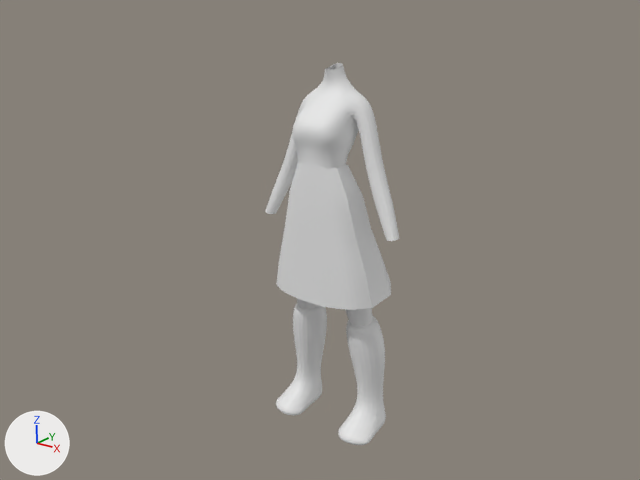
The Blender file kara_modeling2.blend as it was, and as the next commit left it.
Before and after are seen from the file's camera 'Camera'. Arrows for +X, +Y and +Z are at lower left; the lights stay in place.

In view in the first picture: 'body', 'boots', 'dress'.
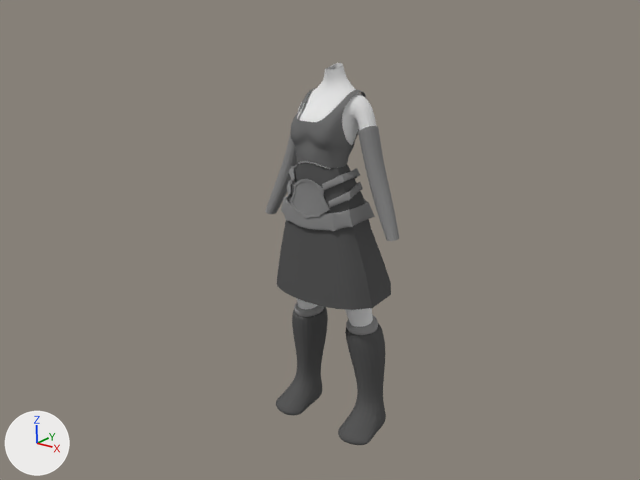
Edits to the bpy script that builds the scene:
```text
Add mat_sleeves:
    mat_sleeves = diffuse_material('sleeves')
    mat_sleeves.base_color = (0.25, 0.25, 0.25)  # grey #898989
Add mat_boots:
    mat_boots = diffuse_material('boots')
    mat_boots.base_color = (0.1, 0.1, 0.1)  # dark grey #595959
Change me_cube_002:
    where me_cube_002.from_pydata(...)  # 40 vertices, 28 faces; spans x 0.0..0.469, y -0.357..0.251, z 1.208..2.301
    add me_cube_002.materials.append(mat_skirt)  # dark grey #585858
Change me_cube_000:
    remove me_cube_000.from_pydata(...)  # 48 vertices, 44 faces; spans x 0.136..0.498, y -0.363..0.236, z 0.003..1.004
    add me_cube_000.from_pydata(...)  # 48 vertices, 44 faces; spans x 0.125..0.498, y -0.363..0.236, z 0.003..0.947
    me_cube_000 part 1
    me_cube_000.vertices[1].co: (0.257, -0.131, 0.983) -> (0.261, -0.156, 0.923)
    me_cube_000.vertices[3].co: (0.257, 0.113, 1.004) -> (0.261, 0.16, 0.944)
    me_cube_000.vertices[6].co: (0.36, 0.058, 1.004) -> (0.397, 0.089, 0.936)
    me_cube_000.vertices[8].co: (0.36, -0.063, 0.983) -> (0.397, -0.069, 0.923)
    me_cube_000.vertices[10].co: (0.175, -0.059, 0.983) -> (0.152, -0.063, 0.923)
    me_cube_000.vertices[12].co: (0.175, 0.057, 1.004) -> (0.152, 0.088, 0.936)
    me_cube_000.vertices[18].co: (0.253, -0.182, 0.966) -> (0.258, -0.191, 0.92)
    me_cube_000.vertices[19].co: (0.253, 0.169, 0.995) -> (0.258, 0.196, 0.947)
    me_cube_000.vertices[20].co: (0.402, 0.089, 0.995) -> (0.424, 0.109, 0.936)
    me_cube_000.vertices[21].co: (0.402, -0.085, 0.966) -> (0.424, -0.085, 0.92)
    me_cube_000.vertices[22].co: (0.136, -0.078, 0.966) -> (0.125, -0.078, 0.92)
    me_cube_000.vertices[23].co: (0.136, 0.088, 0.995) -> (0.125, 0.107, 0.936)
    me_cube_000 part 2: 44 faces spanning x 0.125..0.498, y -0.363..0.236, z 0.003..0.947 switch from no material to mat_boots (dark grey #595959)
Change me_cube_001:
    remove me_cube_001.from_pydata(...)  # 120 vertices, 102 faces; spans x 0.0..0.63, y -0.34..0.15, z 0.98..2.96
    add me_cube_001.from_pydata(...)  # 132 vertices, 114 faces; spans x 0.0..0.63, y -0.34..0.15, z 0.98..2.96
    me_cube_001 part 3
    3 vertices are removed from x 0.26..0.37, y -0.09..0.09, z 2.43..2.53
    8 faces are deleted
    4 vertices in x 0.19..0.22, y -0.21..0.07, z 2.32..2.54 move by (-0.01, 0.0, 0.0)
    12 vertices move within x 0.0..0.44, y -0.34..0.1, z 2.18..2.58
    15 vertices are added at x 0.22..0.38, y -0.1..0.1, z 2.45..2.57
    12 new faces join them, mat_sleeves (grey #898989)
    8 new faces join them, mat_skin (white #e7e7e7)
    me_cube_001 part 4: 8 faces spanning x 0.33..0.63, y -0.14..0.06, z 1.76..2.27 switch from no material to mat_sleeves (grey #898989)
    add me_cube_001.materials.append(mat_skin)  # white #e7e7e7
Add ob_top:
    ob_top = bpy.data.objects.new('top', me_cube_003)  # 50 vertices, 33 faces; spans x 0.0..0.224, y -0.36..0.144, z 2.236..2.785; in mat_top (grey #727272); modifiers MIRROR, SUBSURF
    ob_top.location = (0.0, 0.0, 0.0)
Add ob_belt_front:
    ob_belt_front = bpy.data.objects.new('belt front', me_circle)  # 42 vertices, 32 faces; spans x 0.0..0.187, y -0.039..0.017, z -0.138..0.151; in mat_leather (grey #868686); modifiers MIRROR
    ob_belt_front.location = (0.0, -0.323, 2.028)
Add ob_belt:
    ob_belt = bpy.data.objects.new('belt', me_cube_004)  # 32 vertices, 28 faces; spans x 0.0..0.344, y -0.367..0.144, z 1.795..2.017; in mat_leather (grey #868686); modifiers MIRROR, SUBSURF
    ob_belt.location = (0.0, 0.0, 0.0)
Add ob_belt_up:
    ob_belt_up = bpy.data.objects.new('belt up', me_cube_005)  # 56 vertices, 49 faces; spans x 0.0..0.3, y -0.333..0.087, z 1.975..2.227; in mat_leather (grey #868686); modifiers MIRROR, SUBSURF
    ob_belt_up.location = (0.0, 0.0, 0.0)
Add ob_boots_stockings:
    ob_boots_stockings = bpy.data.objects.new('boots stockings', me_cube_006)  # 18 vertices, 12 faces; spans x 0.136..0.402, y -0.182..0.169, z 0.923..1.004; in mat_stockings (grey #959595); modifiers MIRROR, SUBSURF
    ob_boots_stockings.location = (0.0, 0.0, 0.0)
```

Pixel boxes [x1, y1, x2, y2] of what changed, in the pictures (640 x 480 px; the box of a moved part takes in the faces that stretch with it):
'dress', recoloured: [277, 163, 391, 310] in both
'boots', reshaped: before [276, 303, 386, 445]; after [276, 307, 386, 445]
'top', added: after [290, 88, 366, 168]
'belt', added: after [281, 196, 375, 231]
'belt front', added: after [290, 179, 330, 218]
'belt up', added: after [287, 165, 363, 208]
'boots stockings', added: after [294, 302, 378, 335]
part 1 of me_cube_000, moved or reshaped: before [293, 303, 385, 360]; after [292, 307, 385, 361]
part 2 of me_cube_000, recoloured (white to grey): [276, 336, 386, 445] in both
part 3 of me_cube_001, built on: before [286, 103, 384, 173]; after [285, 102, 385, 172]
part 4 of me_cube_001, recoloured: [265, 160, 399, 241] in both
